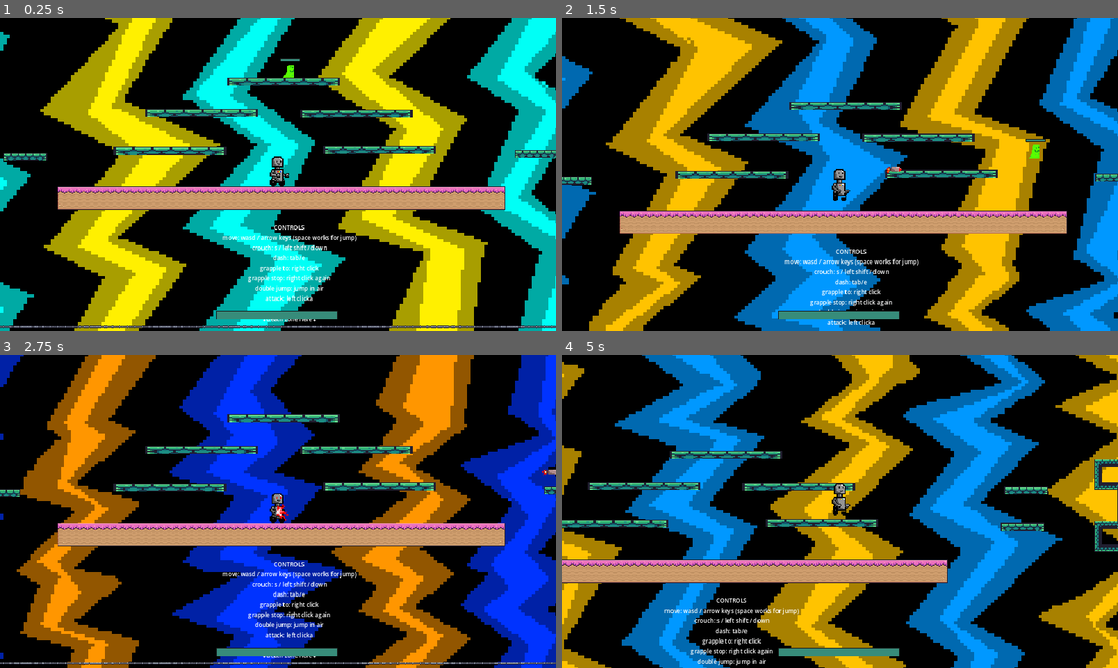
Above: before the commit, frames 1-4 (two rows, left to right).
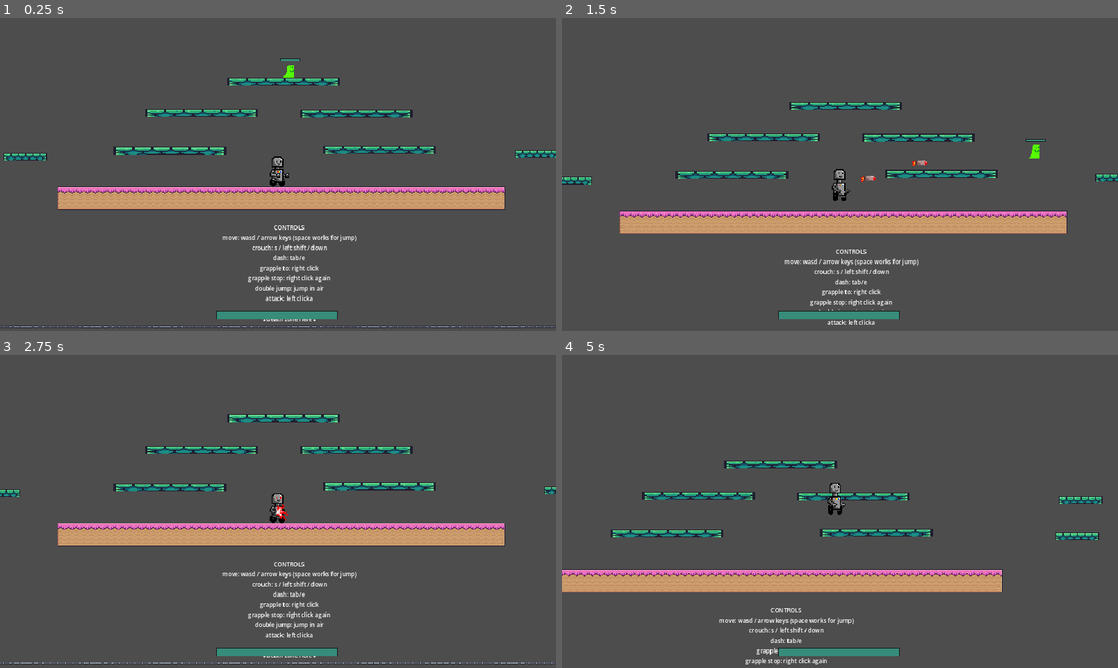
Above: after the commit, the same moments.

Repository: fancyamazon/Beat-the-Bot
Game: Godot game, scene res://scenes/game.tscn
Same seed, same stepped clock (60 frames per second), same inputs: the game is played once before the commit and once after it.
Inputs (mouse positions are in pixels of both pictures, inside the frame that each line leads up to):
- Up to frame 1 (0.25 s): no input
- Up to frame 2 (1.5 s): move the mouse to (962, 158) at 0.52 s; press the mouse at (962, 158) at 0.53 s; hold L (enemy_right) from 0.53 s (still down); tap Q (attack) at 0.6 s; tap Space (jump) at 0.77 s; move the mouse to (728, 190) at 1.27 s; release the mouse at (728, 190) at 1.28 s; click (728, 190) at 1.35 s
- Up to frame 3 (2.75 s): tap Space (jump) at 1.52 s; tap Q (attack) at 1.55, 2.1 s; move the mouse to (333, 442) at 2.02 s; release L (enemy_right) at 2.03 s; press the mouse at (333, 442) at 2.03 s; hold J (enemy_left) from 2.03 s (still down)
- Up to frame 4 (5 s): move the mouse to (812, 574) at 2.77 s; release J (enemy_left) at 2.78 s; release the mouse at (812, 574) at 2.78 s; hold L (enemy_right) 2.78-4.28 s; tap Shift (crouch) at 2.85 s; tap Space (jump) at 3.02, 3.77, 4.52 s; tap Q (attack) at 3.05, 4.55 s; move the mouse to (1006, 558) at 3.52 s; press the mouse at (1006, 558) at 3.53 s; tap Tab (dash) at 3.6 s; move the mouse to (673, 464) at 4.27 s; release the mouse at (673, 464) at 4.28 s; hold J (enemy_left) from 4.28 s (still down); right-click (673, 464) at 4.35 s

The runs differ from the first frame. In frame 1, 89% of the frame differs, in the area x 0-100%, y 0-100%; in frame 2, 90%; in frame 3, 90%; in frame 4, 98%.

Commit message:
had to commit to pull

Diff:
--- a/platformer2/scenes/game.tscn
+++ b/platformer2/scenes/game.tscn
@@ -361,6 +361,7 @@
 position = Vector2(-198, -343)
 
 [node name="TextureRect" type="TextureRect" parent="."]
+visible = false
 offset_left = -1004.0
 offset_top = -387.0
 offset_right = 1242.0
--- a/platformer2/scenes/player.tscn
+++ b/platformer2/scenes/player.tscn
@@ -571,10 +571,8 @@
 position = Vector2(0, -30)
 scale = Vector2(2, 2)
 sprite_frames = SubResource("SpriteFrames_wppeg")
-animation = &"grappling"
+animation = &"ranged-attack-held-charge"
 autoplay = "idle"
-frame = 1
-frame_progress = 1.0
 
 [node name="PlayerHitBox" type="Area2D" parent="AnimatedSprite2D"]
 collision_layer = 2
@@ -610,14 +608,15 @@
 script = ExtResource("3_4j151")
 
 [node name="RayCast2D" type="RayCast2D" parent="grapple_controller"]
-position = Vector2(19, -42)
+position = Vector2(2, -20)
 target_position = Vector2(1000, 0)
 
 [node name="Line2D" type="Line2D" parent="grapple_controller"]
-position = Vector2(19, -42)
+position = Vector2(0, -31)
 points = PackedVector2Array(0, 0, 0, 0)
 width = 5.0
 default_color = Color(0, 0, 0, 1)
+
 [node name="CanvasLayer" type="CanvasLayer" parent="."]
 
 [node name="Label" type="Label" parent="CanvasLayer"]
--- a/platformer2/scripts/player.gd
+++ b/platformer2/scripts/player.gd
@@ -35,6 +35,8 @@
 @onready var main=get_tree().get_root().get_node("Game")
 @onready var bullet=load("res://scenes/bullet.tscn")
 @export var spawn_offset: Vector2 = Vector2(20, -20)
+#charged range projectile
+var charging=false
 
 # ------------------------------ BEGIN FUNCTIONS ---------------------------------- #
 #make it globally known that this is the player
@@ -97,7 +99,7 @@
 		deal_damage()
 
 	# ranged attack
-	if(Input.is_action_just_pressed("ranged")):
+	if(Input.is_action_just_released("ranged")):
 		_shoot()
 
 	# Reset mid-air jump when on the floor
@@ -138,7 +140,17 @@
 	elif not is_on_floor():
 		animated_sprite_2d.play("jumping")
 	elif Input.is_action_pressed("ranged"):
-		animated_sprite_2d.animation ="ranged-attack-uncharged"
+		#if(Input.is_action_just_released("ranged")):
+		animated_sprite_2d.animation="ranged-attack-uncharged"
+			#charging=false
+		#else:
+			#charging=true
+		#
+		#if(charging==false):
+			#animated_sprite_2d.animation ="ranged-attack-uncharged"
+		#else:
+			#animated_sprite_2d.animation ="ranged-attack-charging"
+			#animated_sprite_2d.animation ="ranged-attack-held-charge"
 	elif (velocity.x > 1 || velocity.x < -1):
 		animated_sprite_2d.play("running")
 	elif Input.is_action_pressed("crouch"):  # Check for crouch FIRST
Not shown: 1 places in platformer2/scenes/player.tscn that only renumber resources
